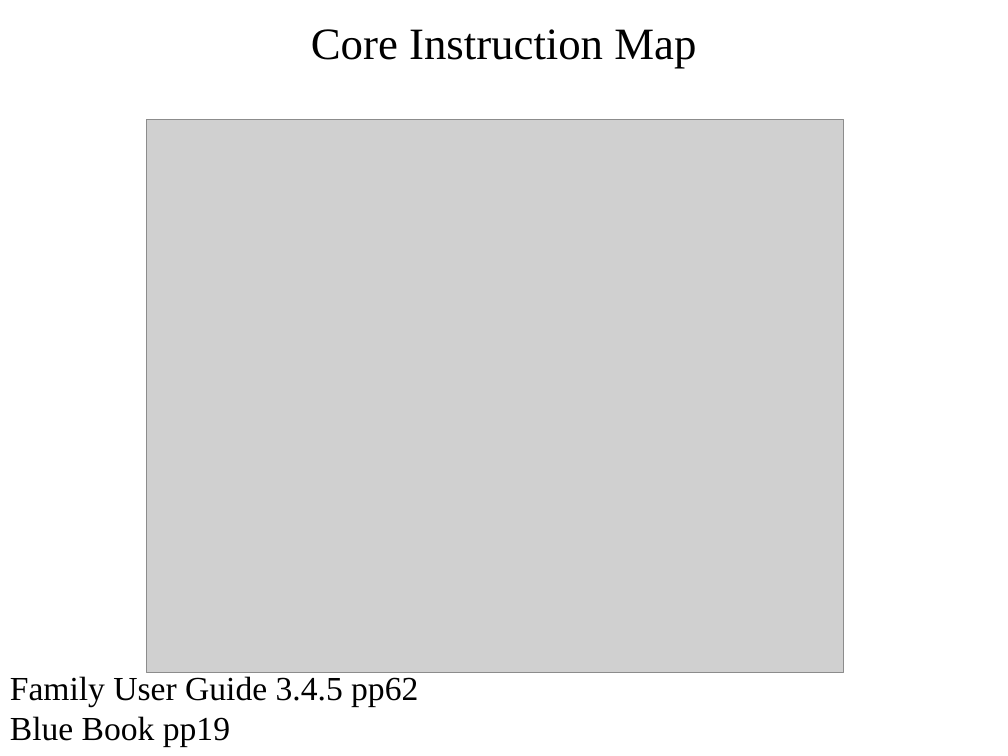
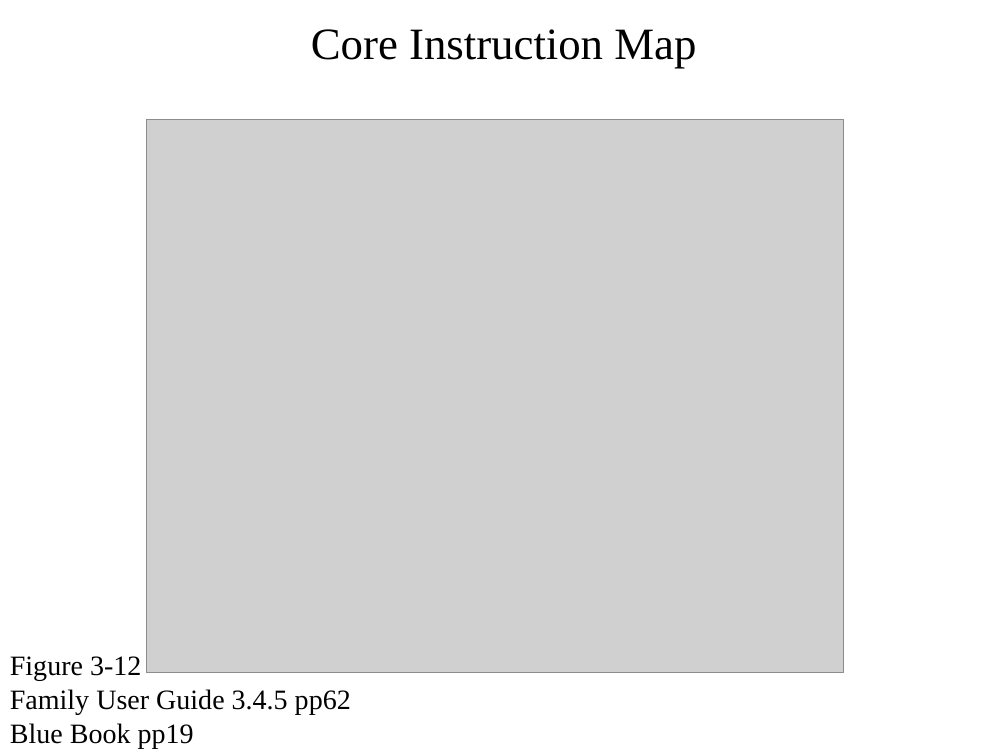
Before and after one commit to pw4rn3r/ECE382, a slide deck: slide 19 of notes/L3/Lsn3.pptx (slide 18 before the commit). Drawn at 1008x756 pixels with LibreOffice and Linux fonts; fonts in the diff are those of the drawing; grey boxes stand for pictures. Boxes give left, top, right and bottom in pixels: in the first picture for what was removed or moved away, otherwise in the second. Text is boxed around its words. In the diff, an @@ line names an element or a change of style, - is before the commit and + after.

```diff
--- a/notes/L3/Lsn3.pptx
+++ b/notes/L3/Lsn3.pptx
@@ text "Figure 3-12": place and size @@
-text "Figure 3-12" at <box>10,676,418,746</box>
+text "Figure 3-12" at <box>10,656,351,748</box>
@@ text at <box>10,656,141,681</box>: paragraph added @@
+Figure 3-12
@@ text at <box>10,689,351,748</box>: size 24 to 20 pt in "Family User Guide 3.4.5 pp62", "Blue Book pp19" @@
```
Also in this commit, not shown: 4 other slides changed, 3 slides added, 2 slides removed, 1 other file.
